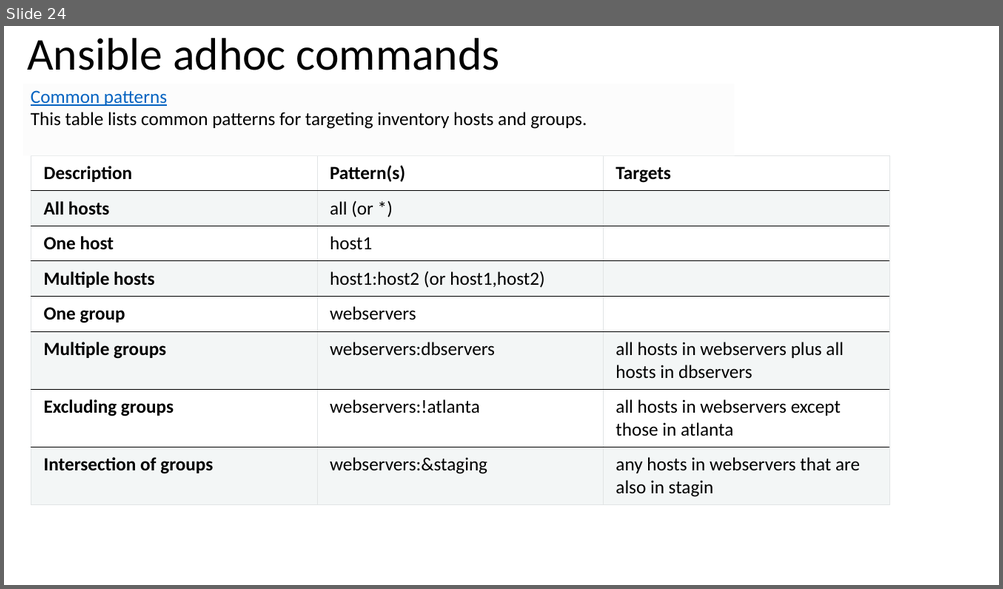
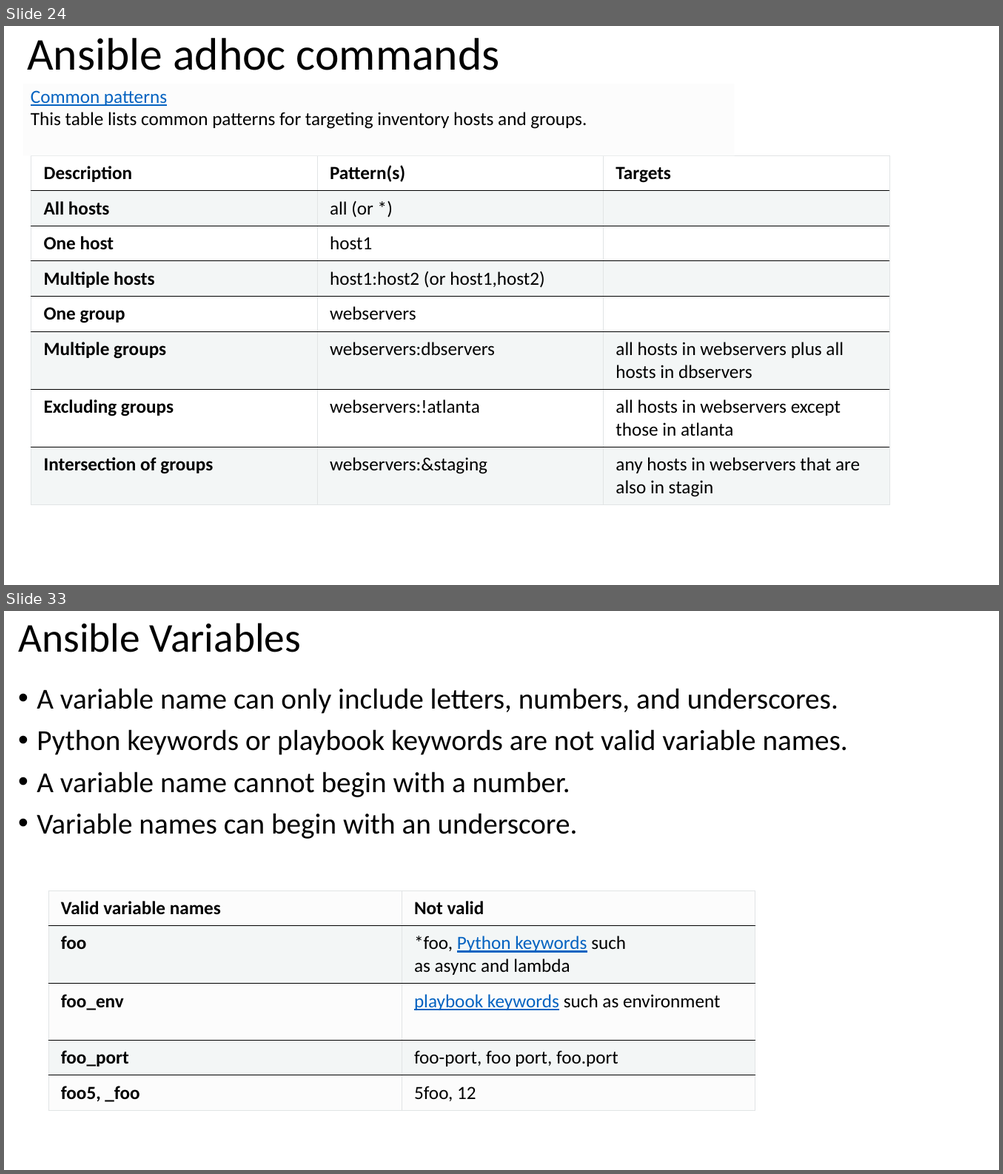
Before and after one commit to afrinafi/ansibletraining, a slide deck: Ansible.pptx. Shown one above the other, each under a label of ours: slide 24 before the commit, slides 24 and 33 after it; the slides between them are not shown. The pictures are 1003x589 and 1003x1174 pixels, drawn with LibreOffice and Linux fonts; fonts in the diff are those of the drawing. Boxes give left, top, right and bottom in pixels: in the first picture for what was removed or moved away, otherwise in the second. Text is boxed around its words. In the diff, an @@ line names an element or a change of style, - is before the commit and + after.

Commit message:
latest ansible file

```diff
--- a/Ansible.pptx
+++ b/Ansible.pptx
@@ slide 33 added at bbox=[4, 611, 999, 1170], background #FFFFFF @@
@@ title added at bbox=[18, 623, 301, 652], 39.6 pt, text #000000 @@
+Ansible Variables
@@ text added at bbox=[37, 688, 848, 839], 28 pt, text #000000 @@
+• A variable name can only include letters, numbers, and underscores.
+• Python keywords or playbook keywords are not valid variable names.
+• A variable name cannot begin with a number.
+• Variable names can begin with an underscore.
@@ table added at bbox=[48, 891, 754, 1109], 5 rows, 2 columns @@
+Valid variable names | Not valid
+foo | *foo, Python keywords such as async and lambda
+foo_env | playbook keywords such as environment
+foo_port | foo-port, foo port, foo.port
+foo5, _foo | 5foo, 12
```
Also in this commit, not shown: 1 slide changed, 21 other slides added.
